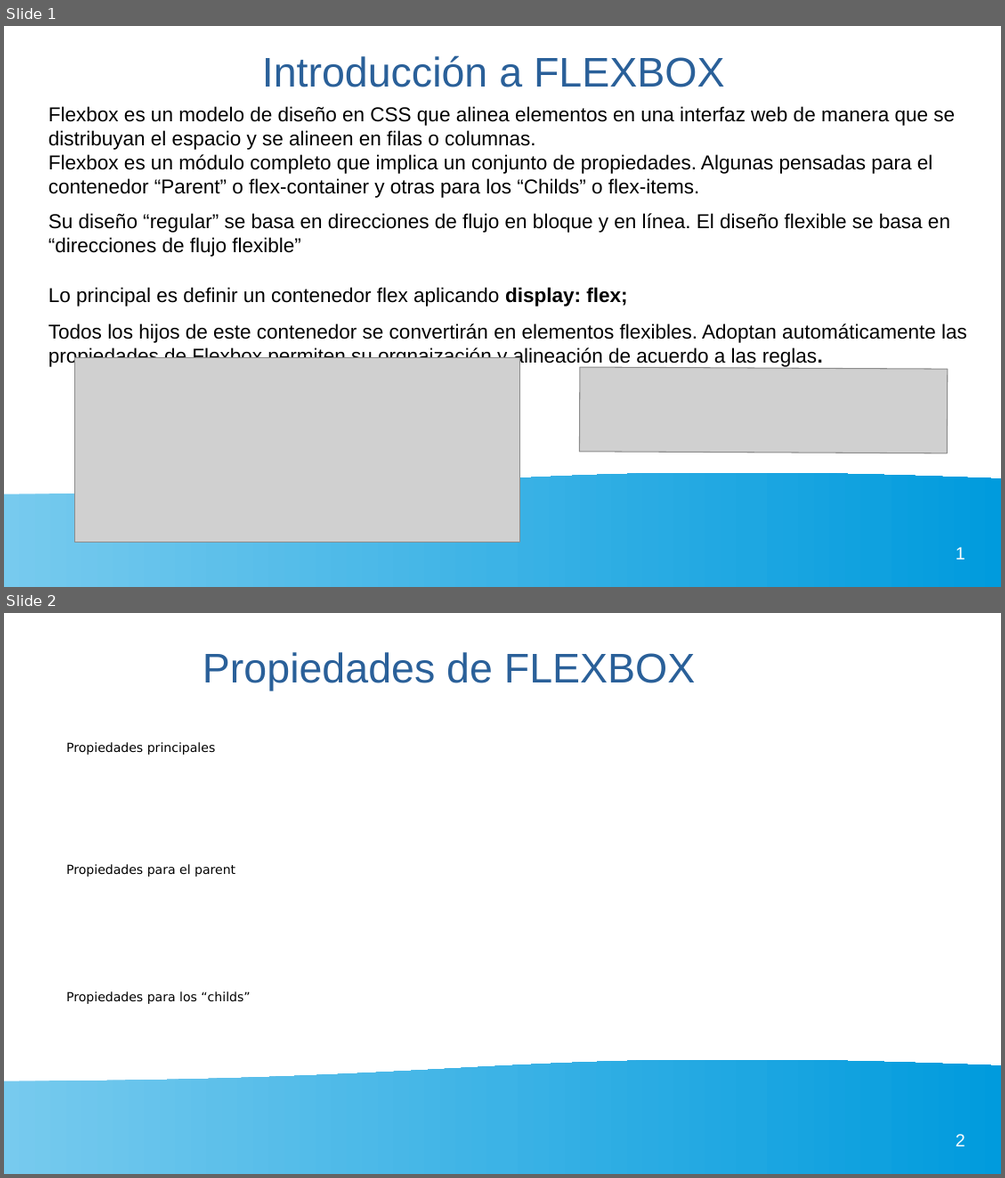
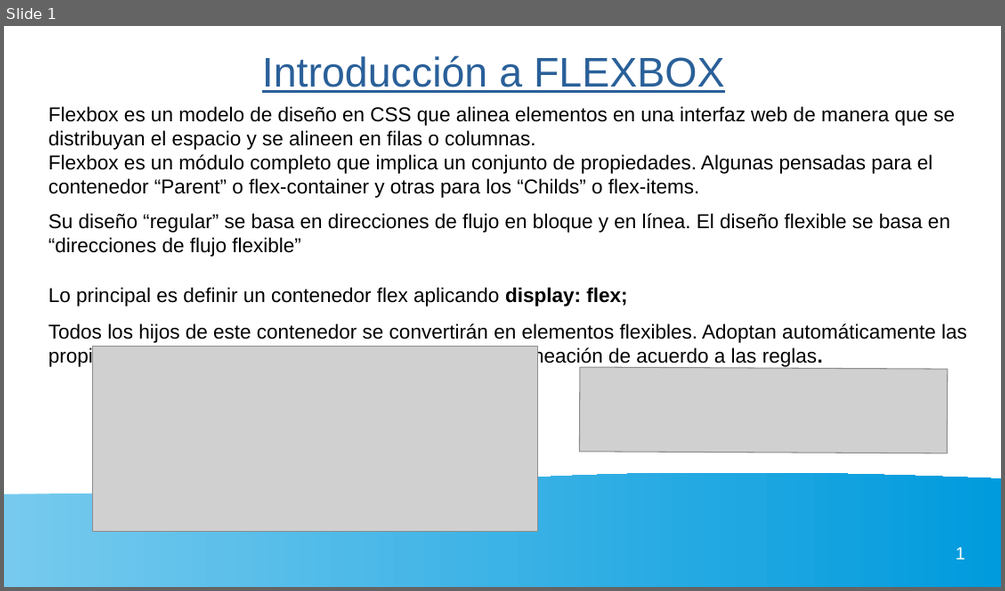
Before and after one commit to gaizkamg/HTML-CSS-Entregable, a slide deck: Presentacion/presentacion-flexbox.odp. Shown one above the other, each under a label of ours: slides 1 and 2 before the commit, slide 1 after it. The pictures are 1005x1178 and 1005x591 pixels, drawn with LibreOffice and Linux fonts; fonts in the diff are those of the drawing; grey boxes stand for pictures. Boxes give left, top, right and bottom in pixels: in the first picture for what was removed or moved away, otherwise in the second. Text is boxed around its words. In the diff, an @@ line names an element or a change of style, - is before the commit and + after.

```diff
--- a/Presentacion/presentacion-flexbox.odp
+++ b/Presentacion/presentacion-flexbox.odp
@@ slide 2 removed at [4, 613, 1001, 1174], background #FFFFFF; not listed: 1 template element that a slide beside it also shows @@
@@ title removed at [202, 652, 695, 690] @@
-Propiedades de FLEXBOX
@@ text removed at [66, 742, 216, 755] @@
-Propiedades principales
@@ text removed at [66, 864, 235, 876] @@
-Propiedades para el parent
@@ text removed at [66, 991, 250, 1004] @@
-Propiedades para los “childs”
@@ page number removed at [955, 1134, 965, 1146] @@
-2
@@ slide 1 changed as well @@
@@ title "Introducción a FLEXBOX" at [262, 55, 724, 93]: underline on @@
@@ text at [48, 323, 967, 367]: text changed @@
-Todos los hijos de este contenedor se convertirán en elementos flexibles. Adoptan automáticamente las propiedades de Flexbox,permiten su orgnaización y alineación de acuerdo a las reglas.
+Todos los hijos de este contenedor se convertirán en elementos flexibles. Adoptan automáticamente las propiedades de Flexbox,permiten su organización y alineación de acuerdo a las reglas.
@@ picture: place and size @@
-picture at [75, 357, 520, 541]
+picture at [93, 346, 538, 531]
```
Also in this commit, not shown: 3 other slides changed, 2 slides added, 2 other files.
